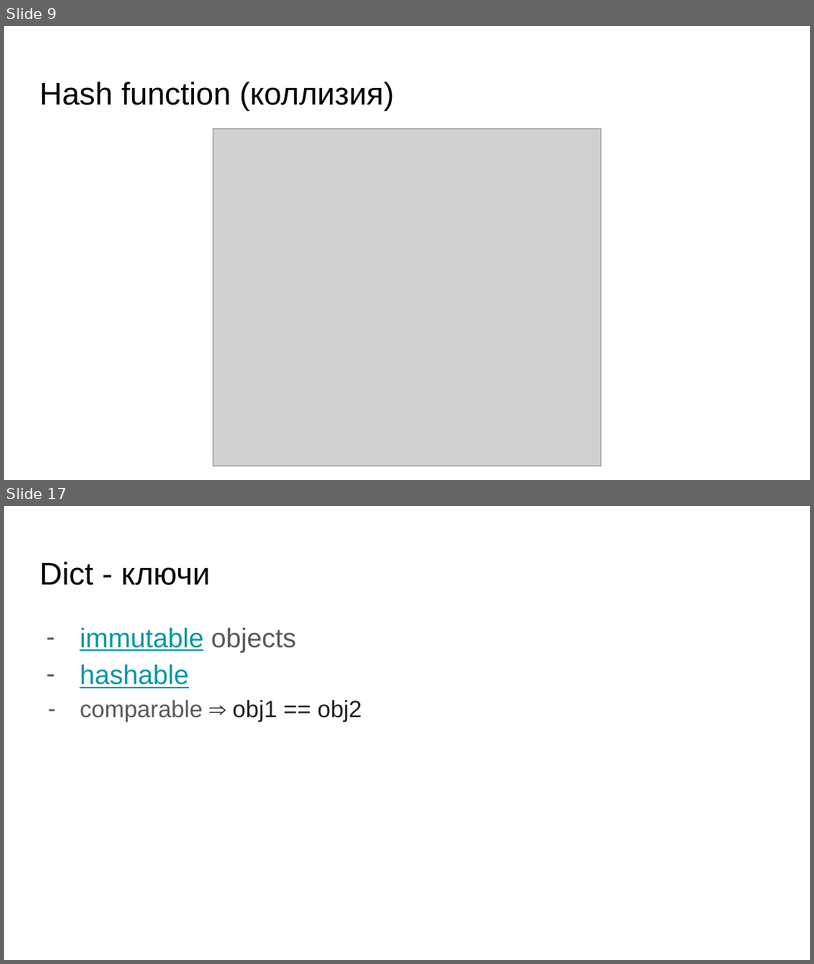
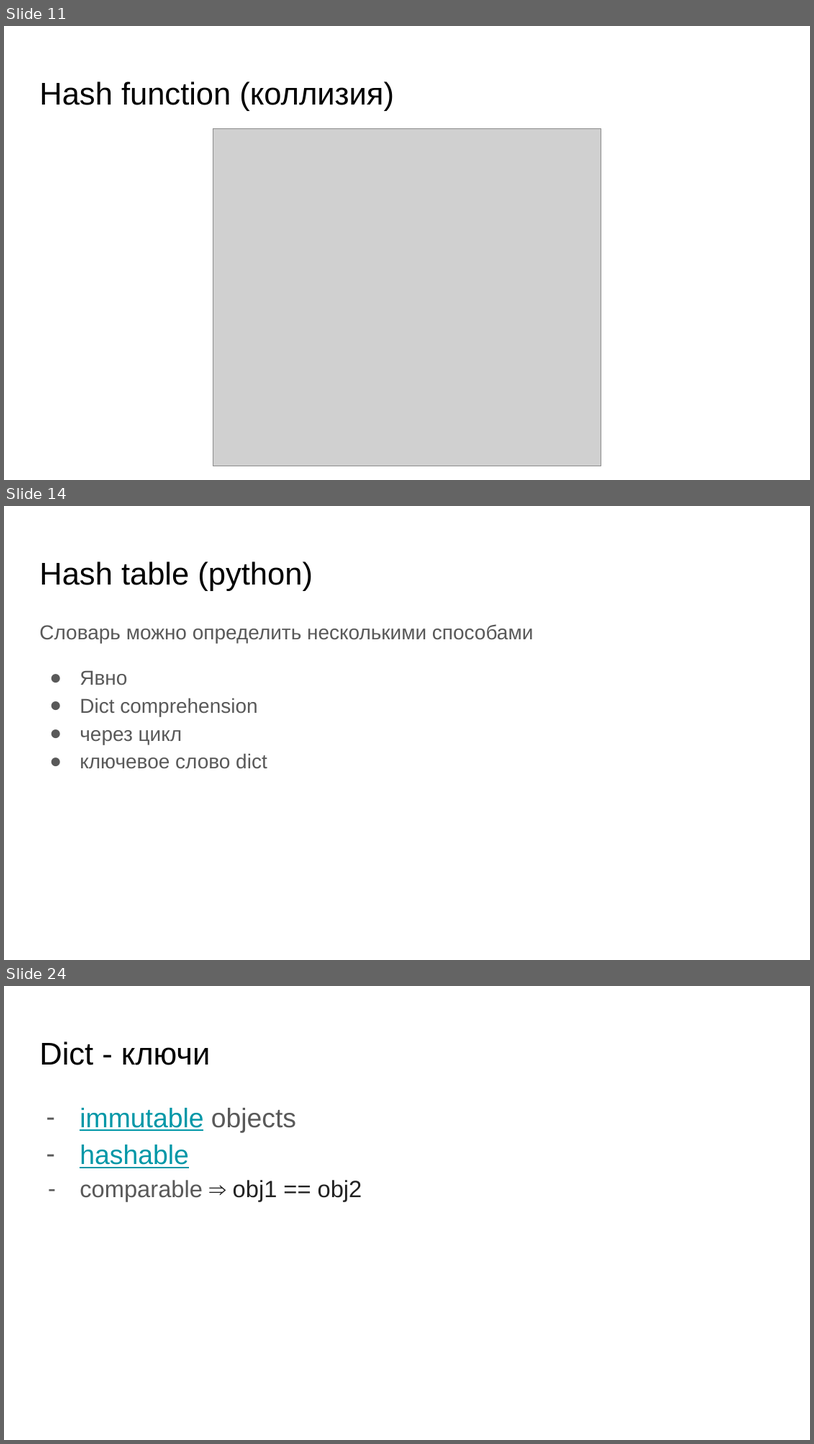
Before and after one commit to skhayrulin/python_course, a slide deck: lecture/Lecture6.pptx. Shown one above the other, each under a label of ours: slides 9 and 17 before the commit, slides 11, 14 and 24 after it; the slides between them are not shown. The pictures are 814x964 and 814x1444 pixels, drawn with LibreOffice and Linux fonts; fonts in the diff are those of the drawing; grey boxes stand for pictures. Boxes give left, top, right and bottom in pixels: in the first picture for what was removed or moved away, otherwise in the second. Text is boxed around its words. In the diff, an @@ line names an element or a change of style, - is before the commit and + after.

```diff
--- a/lecture/Lecture6.pptx
+++ b/lecture/Lecture6.pptx
@@ slide 14 added at <box>4,506,810,960</box>, background #FFFFFF @@
@@ title added at <box>39,561,313,591</box>, 28 pt, text #000000 @@
+Hash table (python)
@@ text added at <box>39,624,533,769</box>, 18 pt, text #595959 @@
+Словарь можно определить несколькими способами
+● Явно
+● Dict comprehension
+● через цикл
+● ключевое слово dict
@@ what was slide 9 is now slide 11 @@
@@ what was slide 17 is now slide 24 @@
```
Also in this commit, not shown: 4 slides changed, 20 other slides added, 1 slide removed, 1 other file.
